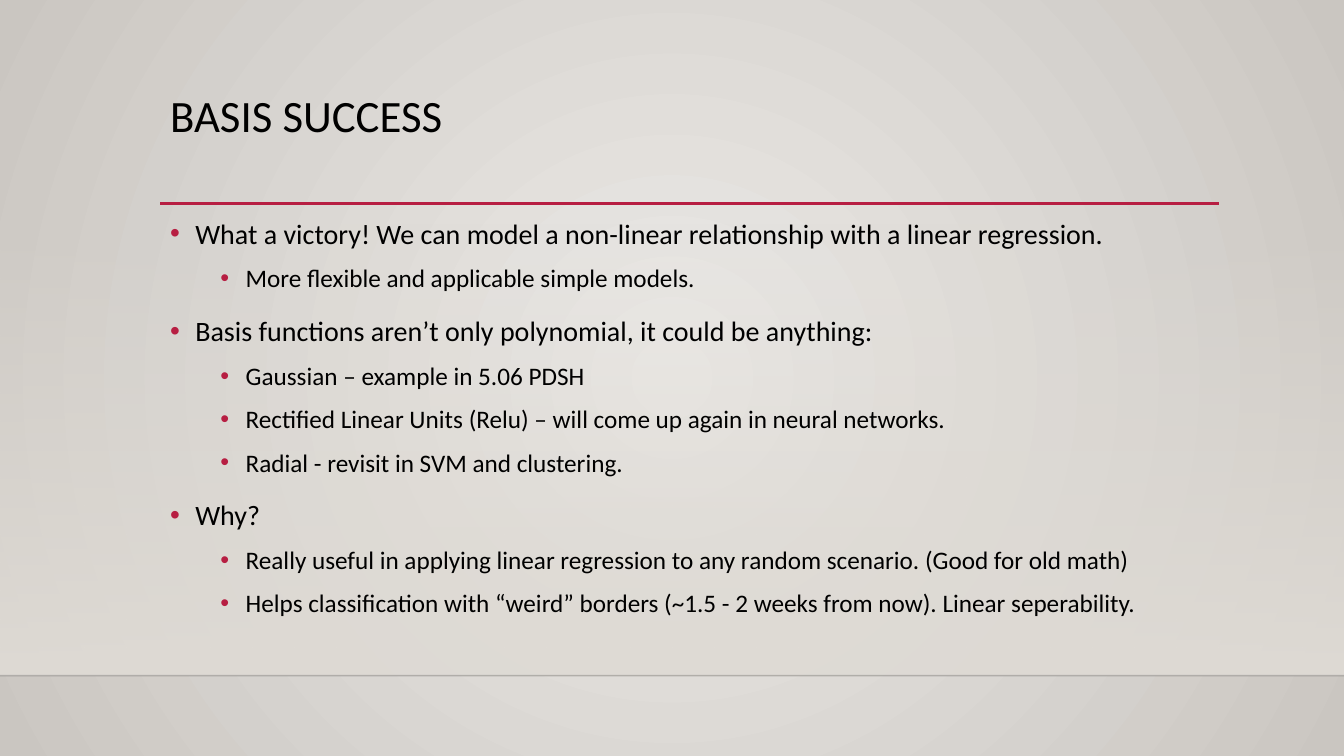
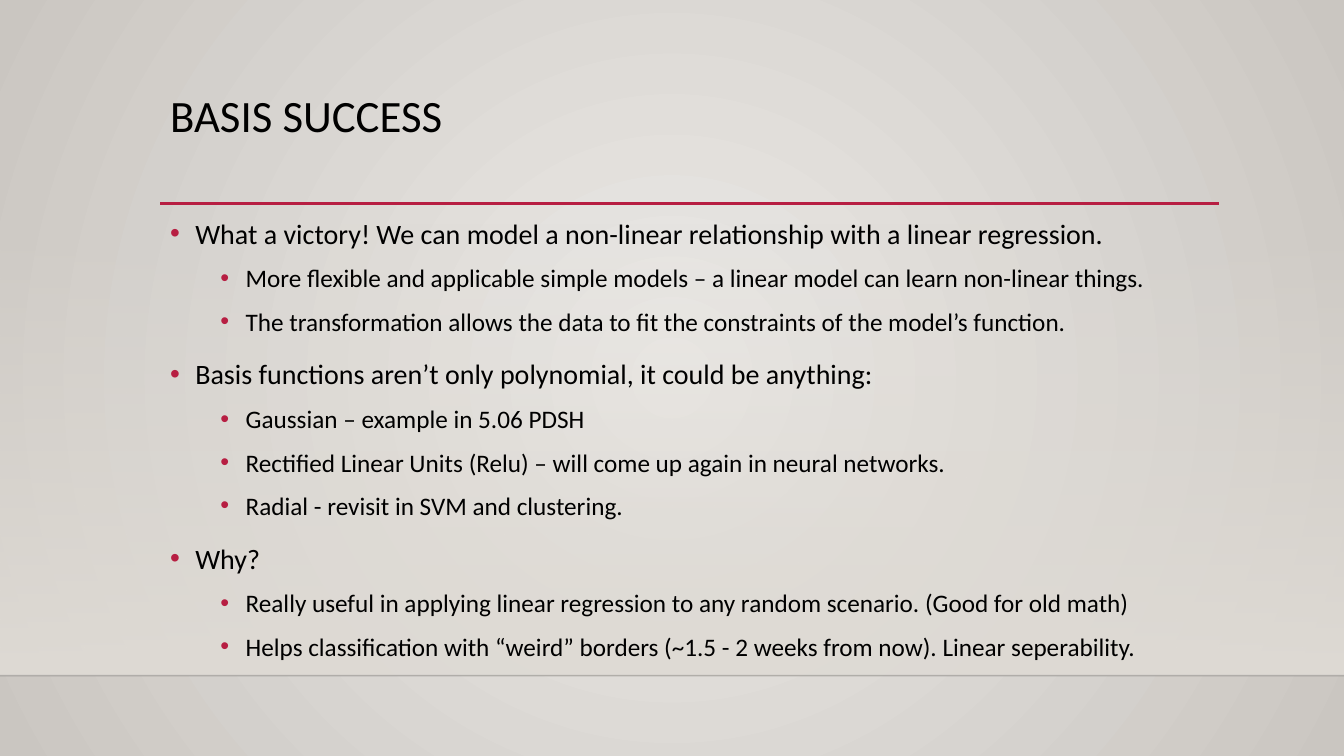
Before and after one commit to glennybarnes/Intro_to_Machine_Learning_Students, a slide deck: slide 23 of reference_content/Slides/007_Basis_and_Regularization.pptx (slide 20 before the commit). Drawn at 1344x756 pixels with LibreOffice and Linux fonts; fonts in the diff are those of the drawing; background and template pictures are left out. Boxes give left, top, right and bottom in pixels: in the first picture for what was removed or moved away, otherwise in the second. Text is boxed around its words. In the diff, an @@ line names an element or a change of style, - is before the commit and + after.

```diff
--- a/reference_content/Slides/007_Basis_and_Regularization.pptx
+++ b/reference_content/Slides/007_Basis_and_Regularization.pptx
@@ text at bbox=[246, 269, 1144, 331]: text changed @@
-  • More flexible and applicable simple models.
+  • More flexible and applicable simple models – a linear model can learn non-linear things.
+  • The transformation allows the data to fit the constraints of the model’s function.
```
Also in this commit, not shown: 12 other slides changed, 10 slides added, 3 other files.
